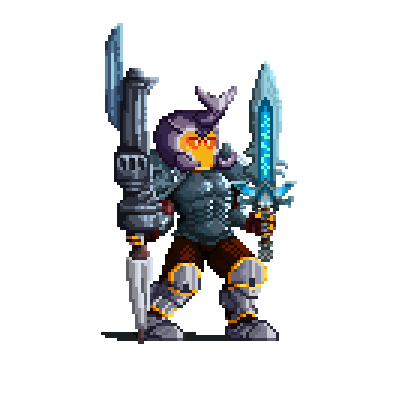
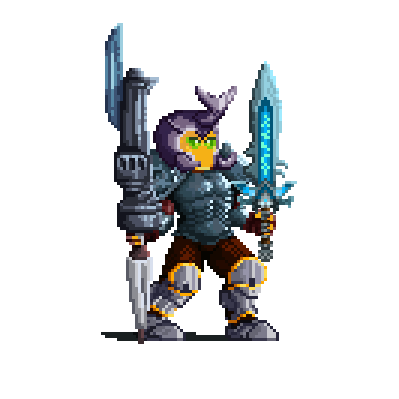
Before/after of a 399x399 layered artwork. What changed in the layer stack:
showed "Poison Stare" over [186, 137, 216, 149]
hid "Fiery Stare" over [186, 137, 216, 149]
